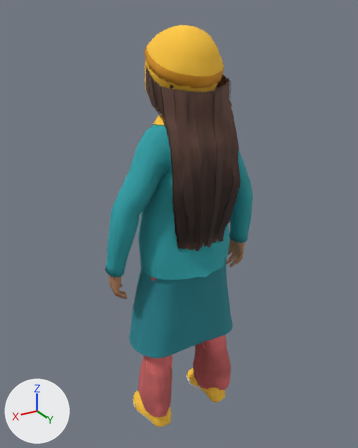
The glTF model public/assets/cast/player-realistic.glb as it was, and as the next commit left it.
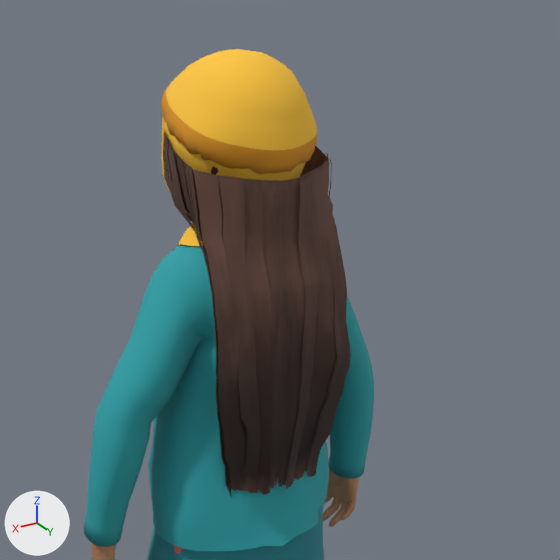
Old and new are each drawn whole from a 50 mm camera at (0.791, 1.257, 1.417) aimed at (0.001, -0.058, 0.759) and again close up on the part from 18% to 97% of the width and 0% to 63% of the height. The axes (+X, +Y, +Z) are drawn at lower left. The lights are the same throughout. The older version's two pictures come first.

Objects in the first close-up: 'player_beanie_knit', 'player_body', 'player_hair_girl_long', 'player_scarf_wrap', 'player_skirt', 'player_top' and 3 more.
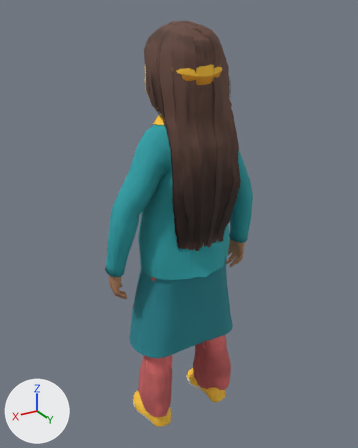
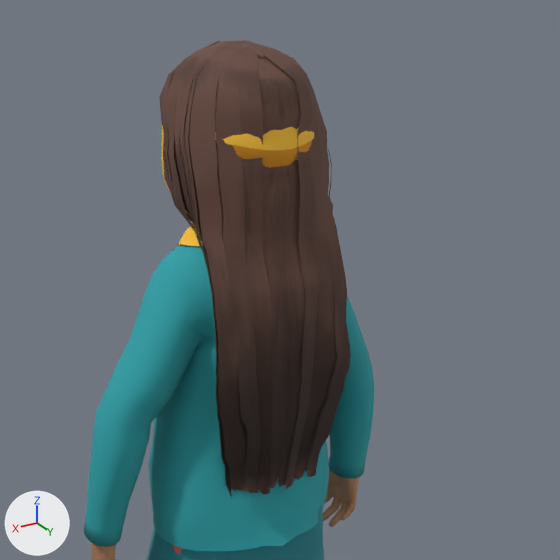
Not visible in the close-ups: 'player_bare_hair_boy_short'.

What changed in the scene script:
```text
Add me_player_bare_hair_girl_long:
    me_player_bare_hair_girl_long.from_pydata(...)  # 828 vertices, 1010 faces; spans x -0.124..0.124, y -0.151..0.088, z 1.207..1.391
    me_player_bare_hair_girl_long.materials.append(mat_player_hair_girl)
Add me_player_bare_hair_boy_short:
    me_player_bare_hair_boy_short.from_pydata(...)  # 1241 vertices, 2318 faces; spans x -0.111..0.104, y -0.161..0.072, z 1.219..1.386
    me_player_bare_hair_boy_short.materials.append(mat_player_hair_boy)
Add ob_player_bare_hair_girl_long:
    ob_player_bare_hair_girl_long = bpy.data.objects.new('player_bare_hair_girl_long', me_player_bare_hair_girl_long)
    ob_player_bare_hair_girl_long.location = (0.0, 0.0, 0.0)
Add ob_player_bare_hair_boy_short:
    ob_player_bare_hair_boy_short = bpy.data.objects.new('player_bare_hair_boy_short', me_player_bare_hair_boy_short)
    ob_player_bare_hair_boy_short.location = (0.0, 0.0, 0.0)
```

Boxes (x1, y1, x2, y2) around the edits, measured in the close-ups (560 x 560 px):
'player_bare_hair_girl_long', added (brown)
    after: (160, 40, 330, 182)
